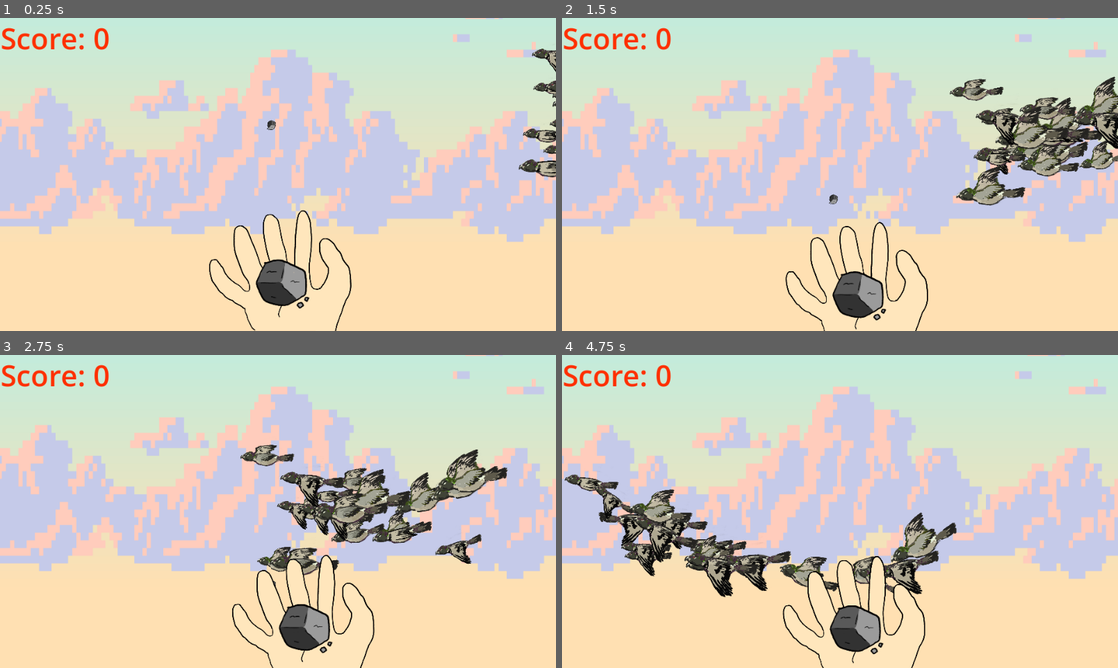
Above: before the commit, frames 1-4 (two rows, left to right).
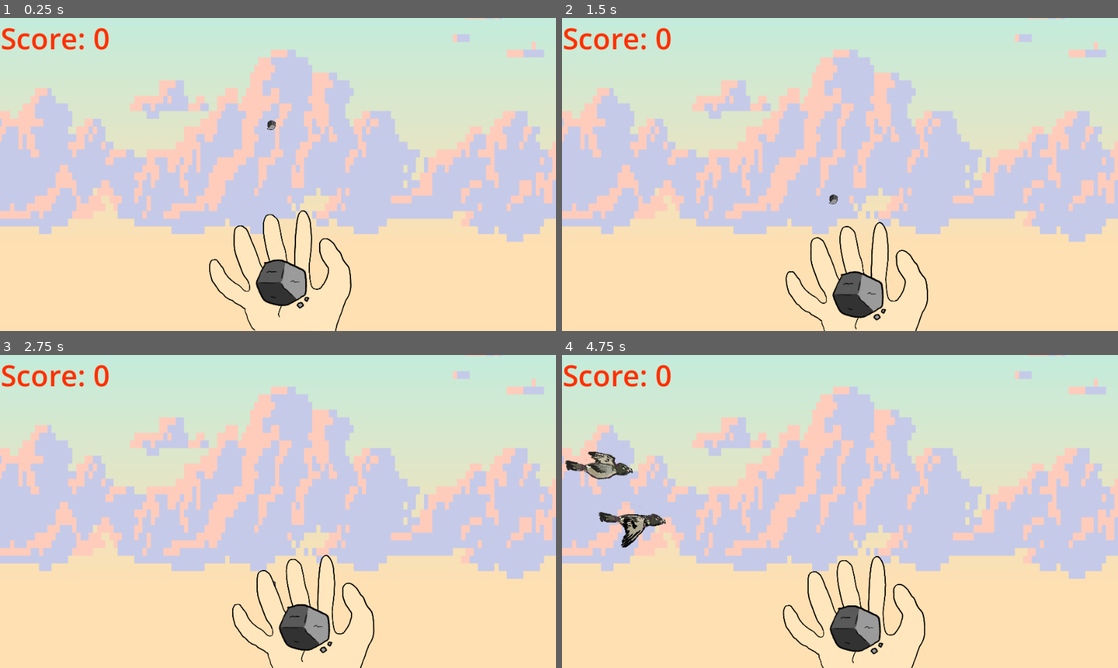
Above: after the commit, the same moments.

Repository: terebigeemu/utsjam
Game: Godot game, scene res://main.tscn
Same seed, same stepped clock (60 frames per second), same inputs: the game is played once before the commit and once after it.
Inputs (mouse positions are in pixels of both pictures, inside the frame that each line leads up to):
- Up to frame 1 (0.25 s): no input
- Up to frame 2 (1.5 s): move the mouse to (962, 158) at 0.52 s; click (962, 158) at 0.6 s; move the mouse to (728, 190) at 1.27 s; click (728, 190) at 1.35 s
- Up to frame 3 (2.75 s): move the mouse to (333, 442) at 2.02 s; click (333, 442) at 2.1 s
- Up to frame 4 (4.75 s): move the mouse to (812, 574) at 2.77 s; click (812, 574) at 2.85 s; move the mouse to (1006, 558) at 3.52 s; click (1006, 558) at 3.6 s; move the mouse to (673, 464) at 4.27 s; click (673, 464) at 4.35 s

The runs differ from the first frame. In frame 1, 0.8% of the frame differs, in the area x 93-100%, y 9-51%; in frame 2, 5.9%; in frame 3, 6.6%; in frame 4, 6.8%, in the area x 0-71%, y 30-78%.

Commit message:
Clear Main Timer Property

Diff:
--- a/Scripts/Timers.gd
+++ b/Scripts/Timers.gd
@@ -3,7 +3,7 @@
 const bird = preload("res://test/test_bird.tscn")
 
 func _ready():
-	pigeon_spawn()
+#	pigeon_spawn()
 	_random_time()
 
 func _random_time():
--- a/main.tscn
+++ b/main.tscn
@@ -1,6 +1,5 @@
 [gd_scene format=3 uid="uid://bp5n2hn8cepcm"]
 
-[ext_resource type="Script" uid="uid://bx7uyi0cx4q3a" path="res://scripts/Timers.gd" id="1_1bvp3"]
 [ext_resource type="Texture2D" uid="uid://b1wpcnfxd63w3" path="res://assets/SkyPlaceholder.png" id="1_ig7tw"]
 [ext_resource type="Script" uid="uid://cim3sjeowg583" path="res://scripts/ball.gd" id="2_h2yge"]
 [ext_resource type="Script" uid="uid://bh31ufwlgpxqa" path="res://scripts/main_flock.gd" id="3_xuqvo"]
@@ -132,7 +131,6 @@
 }]
 
 [node name="Main" type="Node2D" unique_id=790340846]
-script = ExtResource("1_1bvp3")
 
 [node name="Background" type="Sprite2D" parent="." unique_id=1946275568]
 position = Vector2(482, 280)
--- a/test/test_bird.tscn
+++ b/test/test_bird.tscn
@@ -5,6 +5,11 @@
 [ext_resource type="Texture2D" uid="uid://b70ua0r80eynd" path="res://Sprites/Bird/Pigeon/Bird_02.png" id="3_k1aou"]
 [ext_resource type="Texture2D" uid="uid://bbrkwu6hmcgw3" path="res://Sprites/Bird/Pigeon/Bird_03.png" id="4_8mls6"]
 [ext_resource type="Texture2D" uid="uid://gb0y4bpuuf6p" path="res://Sprites/Bird/Pigeon/Bird_04.png" id="5_xxiod"]
+
+[sub_resource type="PhysicsMaterial" id="PhysicsMaterial_xuqvo"]
+rough = true
+bounce = 0.29
+absorbent = true
 
 [sub_resource type="SpriteFrames" id="SpriteFrames_s3r25"]
 animations = [{
@@ -33,6 +38,7 @@
 script = ExtResource("1_ejgwb")
 
 [node name="AnimatableBody2D" type="AnimatableBody2D" parent="." unique_id=1983407413]
+physics_material_override = SubResource("PhysicsMaterial_xuqvo")
 
 [node name="AnimatedSprite2D" type="AnimatedSprite2D" parent="AnimatableBody2D" unique_id=1169822462]
 sprite_frames = SubResource("SpriteFrames_s3r25")
--- a/test/test_flock_scene.gd
+++ b/test/test_flock_scene.gd
@@ -18,7 +18,7 @@
 # Modified Loop from Leo
 func pigeon_spawn():
 	var dir := bool(randi() % 2)
-	for i in range(2):
+	for i in range(8):
 		var instance = bird_node.instantiate()
 		var pos := Vector2.from_angle(2*PI*randf())
 		pos *= 100 * randf()
